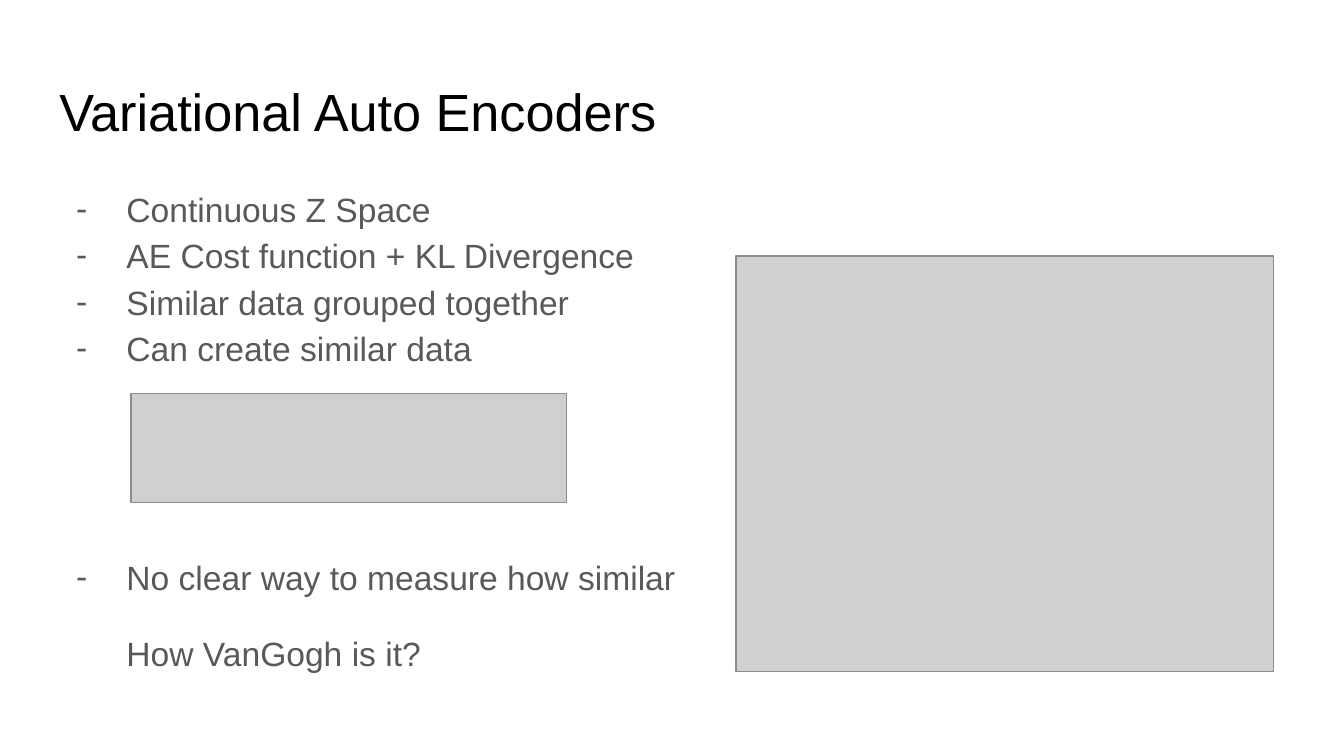
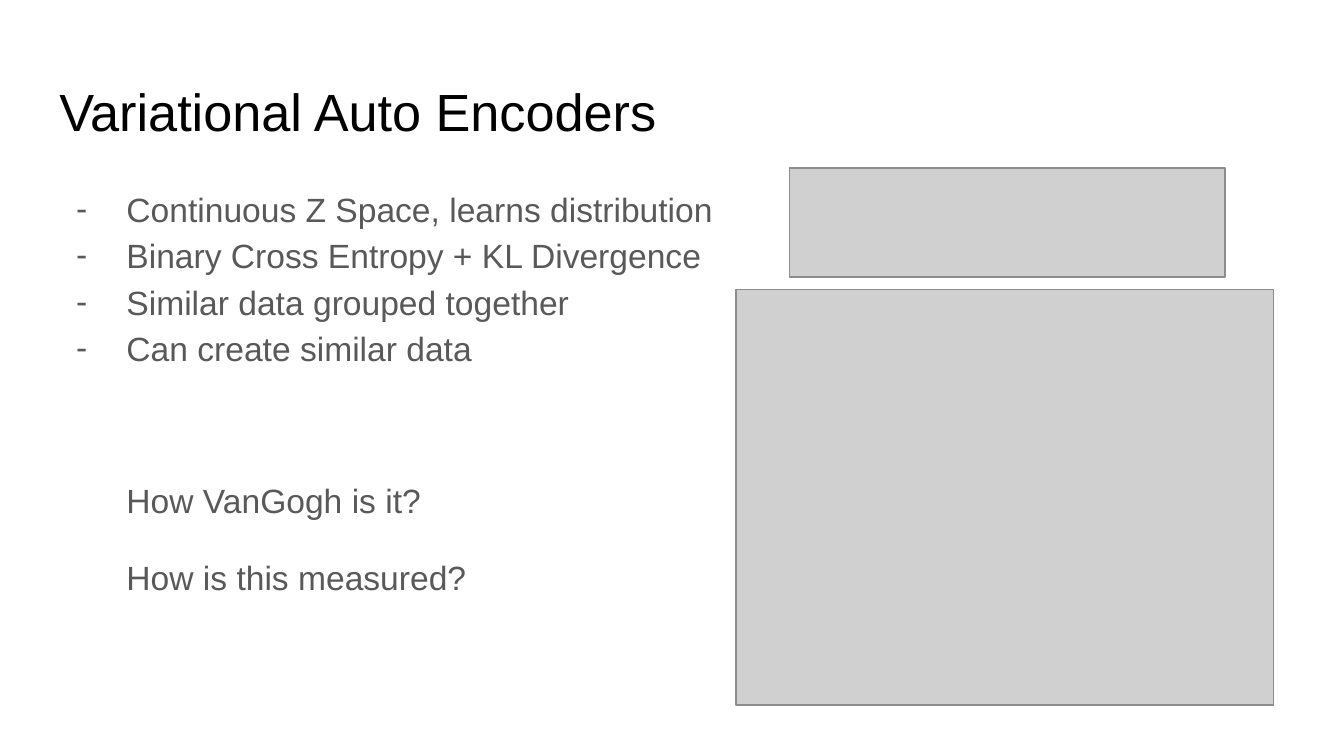
Before and after one commit to timestocome/DeepLearning-Talks, a slide deck: slide 4 of GAN Talk/GANs.pptx. Drawn at 1344x756 pixels with LibreOffice and Linux fonts; fonts in the diff are those of the drawing; grey boxes stand for pictures. Boxes give left, top, right and bottom in pixels: in the first picture for what was removed or moved away, otherwise in the second. Text is boxed around its words. In the diff, an @@ line names an element or a change of style, - is before the commit and + after.

```diff
--- a/GAN Talk/GANs.pptx
+++ b/GAN Talk/GANs.pptx
@@ picture: place and size @@
-picture at <box>130,394,566,503</box>
+picture at <box>790,168,1226,277</box>
@@ text at <box>126,197,712,274</box>: text changed @@
-– Continuous Z Space
-– AE Cost function + KL Divergence
+– Continuous Z Space, learns distribution
+– Binary Cross Entropy + KL Divergence
@@ picture: place and size @@
-picture at <box>737,255,1274,671</box>
+picture at <box>737,289,1274,704</box>
@@ text at <box>126,488,420,519</box>: less space between paragraphs @@
@@ text at <box>126,565,675,596</box>: paragraph removed @@
-– No clear way to measure how similar
@@ text at <box>126,565,466,591</box>: paragraph added @@
+How is this measured?
```
Also in this commit, not shown: 3 other slides changed, 2 slides added, 1 other file.
